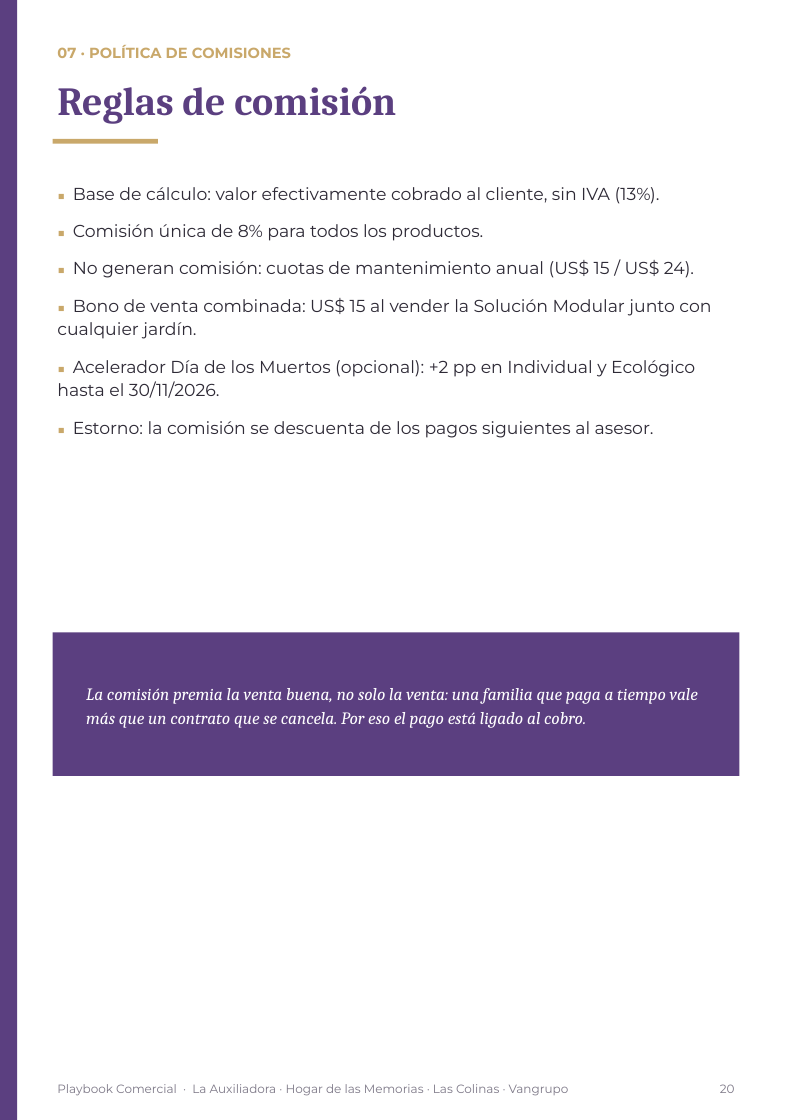
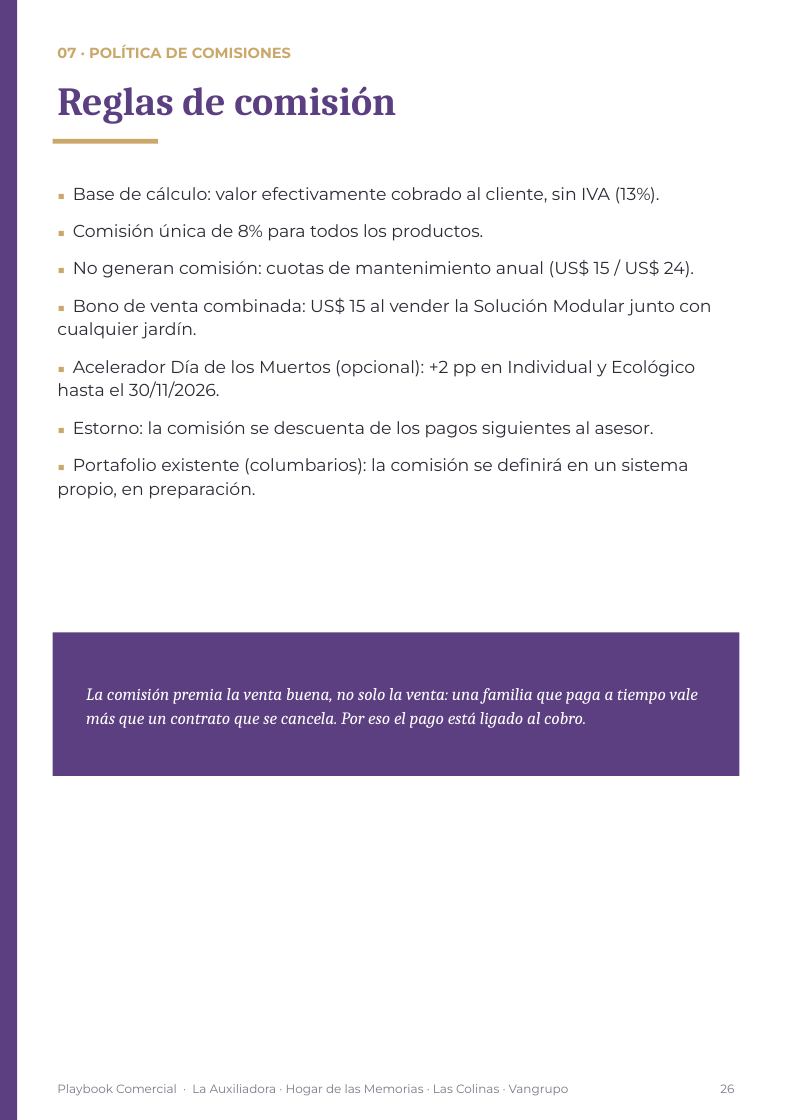
Before and after one commit to os267/teste, a slide deck: slide 26 of playbook/salida/Playbook_Comercial_Cremacion_Vangrupo_Vertical.pptx (slide 20 before the commit). Drawn at 792x1120 pixels with LibreOffice and Linux fonts; fonts in the diff are those of the drawing. Boxes give left, top, right and bottom in pixels: in the first picture for what was removed or moved away, otherwise in the second. Text is boxed around its words. In the diff, an @@ line names an element or a change of style, - is before the commit and + after.

```diff
--- a/playbook/salida/Playbook_Comercial_Cremacion_Vangrupo_Vertical.pptx
+++ b/playbook/salida/Playbook_Comercial_Cremacion_Vangrupo_Vertical.pptx
@@ text at (57,458,689,499): paragraph added @@
+■ Portafolio existente (columbarios): la comisión se definirá en un sistema propio, en preparación.
@@ text at (720,1084,734,1093): text changed @@
-20
+26
```
Also in this commit, not shown: 8 other slides changed, 6 slides added, 9 other files.
